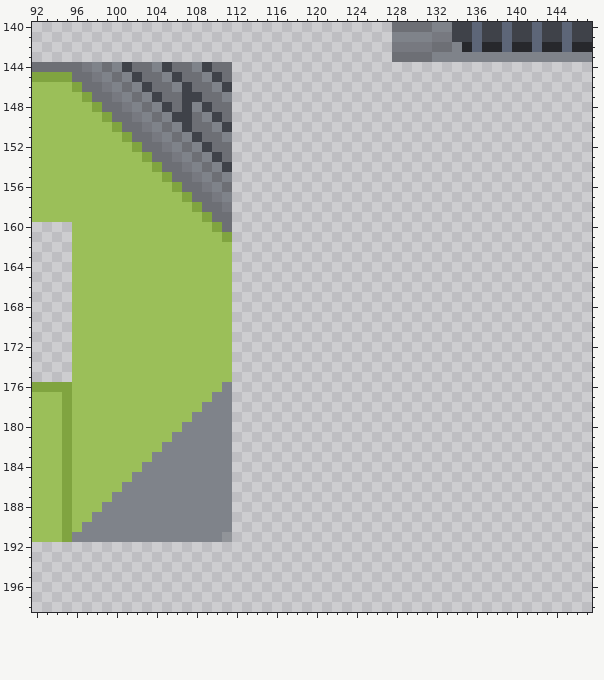
Pixel-art file, stored at Artwork/TileSets/TileMaps/Dungeon.ase. Above, as it was before the edit.
384x320 pixels, 1 frame. Colours within 5 levels of each other are drawn and written as one. Shown: x 92..147, y 140..198. The commit also changed other parts of the picture, which this record leaves out.
After the commit:
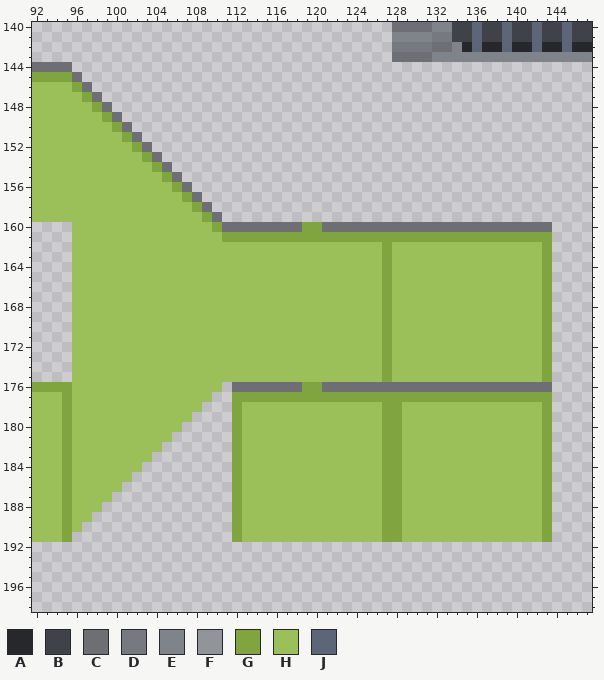
Palette (. is transparent): A #27282c  B #3f4249  C #6d6f75  D #777980  E #7f838a  F #919499  G #80a440  H #9bbf59  J #5d6678
From old to new:
The edit adds colour C in row 160 at x 112 to 118 and 121 to 143; in row 176 at x 112 to 118 and 121 to 143.
The edit adds colour G in row 160 at x 119 to 120; in row 161 at x 112 to 143; in rows 162 to 175 at x 127 and 143; in row 176 at x 119 to 120; in row 177 at x 112 to 143; in rows 178 to 191 at x 112, 127 to 128 and 143.
The edit adds colour H in rows 162 to 175 at x 112 to 126 and 128 to 142; in rows 178 to 191 at x 113 to 126 and 129 to 142.
Colour B is gone in row 144 at x 101, 105 and 109; in row 145 at x 102, 106 and 110; in row 146 at x 103, 107 and 111; in row 147 at x 104 and 107 to 108; in row 148 at x 105, 107 and 109; in row 149 at x 106 to 107 and 110.
Colour B is gone in row 150 at x 107 and 111; in row 151 at x 108; in row 152 at x 109; in row 153 at x 110; in row 154 at x 111.
Colour C is gone in row 144 at x 96, 99, 102 to 103, 106 to 107 and 110 to 111; in row 145 at x 97, 100, 103 to 104, 107 to 108 and 111; in row 146 at x 98, 101, 104 to 105 and 108 to 109; in row 147 at x 99, 102, 105 to 106 and 109 to 110; in row 148 at x 100, 103, 106 and 110 to 111; in row 149 at x 101, 104, 108 and 111.
Colour C is gone in row 150 at x 102, 105 and 108 to 109; in row 151 at x 103, 106 and 109 to 110; in row 152 at x 104, 107 and 110 to 111; in row 153 at x 105, 108 and 111; in row 154 at x 106 and 109; in row 155 at x 107 and 110.
Colour C is gone in row 156 at x 108 and 111; in row 157 at x 109; in row 158 at x 110; in row 159 at x 111.
Colour D is gone in row 144 at x 97; in row 145 at x 98; in row 146 at x 99; in row 147 at x 100; in row 148 at x 101; in row 149 at x 102.
Colour D is gone in row 150 at x 103; in row 151 at x 104; in row 152 at x 105; in row 153 at x 106; in row 154 at x 107; in row 155 at x 108.
Colour D is gone in row 156 at x 109; in row 157 at x 110; in row 158 at x 111.
Colour E is gone in row 144 at x 98, 100, 104 and 108; in row 145 at x 99, 101, 105 and 109; in row 146 at x 100, 102, 106 and 110; in row 147 at x 101, 103 and 111; in row 148 at x 102, 104 and 108; in row 149 at x 103, 105 and 109.
Colour E is gone in row 150 at x 104, 106 and 110; in row 151 at x 105, 107 and 111; in row 152 at x 106 and 108; in row 153 at x 107 and 109; in row 154 at x 108 and 110; in row 155 at x 109 and 111.
Colour E is gone in row 156 at x 110; in row 157 at x 111; in row 176 at x 111; in row 177 at x 110 to 111; in row 178 at x 109 to 111; in row 179 at x 108 to 111.
Colour E is gone in row 180 at x 107 to 111; in row 181 at x 106 to 111; in row 182 at x 105 to 111; in row 183 at x 104 to 111; in row 184 at x 103 to 111; in row 185 at x 102 to 111.
Colour E is gone in row 186 at x 101 to 111; in row 187 at x 100 to 111; in row 188 at x 99 to 111; in row 189 at x 98 to 111; in row 190 at x 97 to 111; in row 191 at x 96 to 110.
Colour F is gone in row 191 at x 111.
